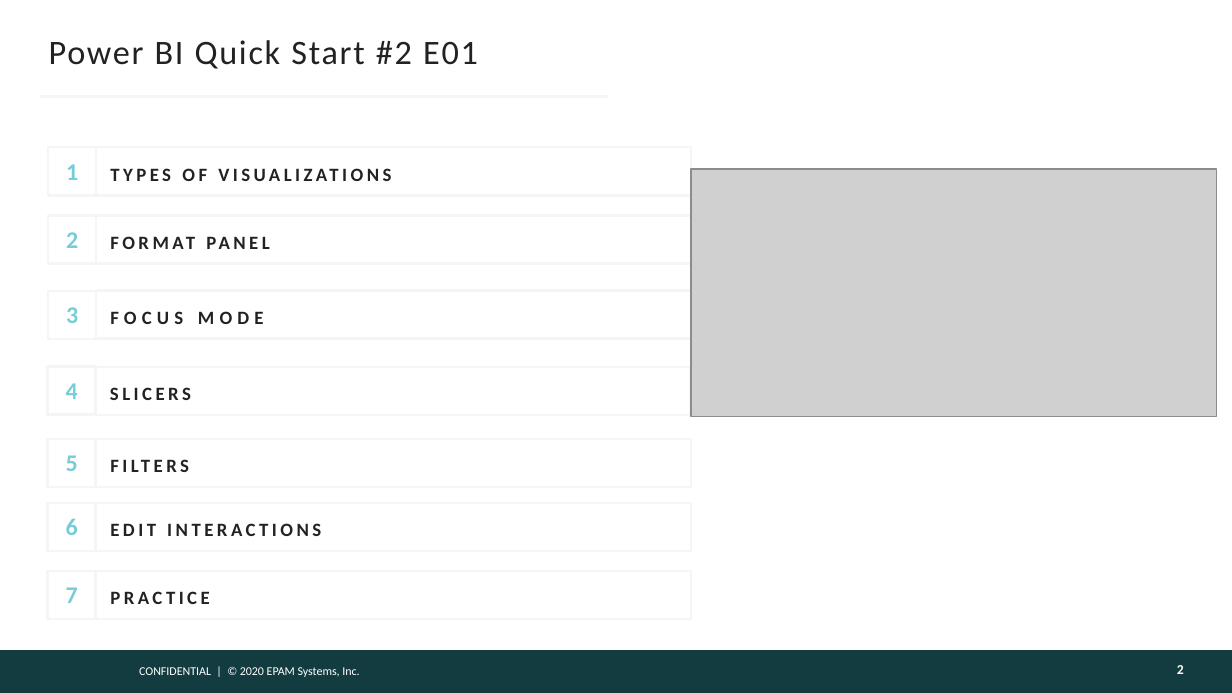
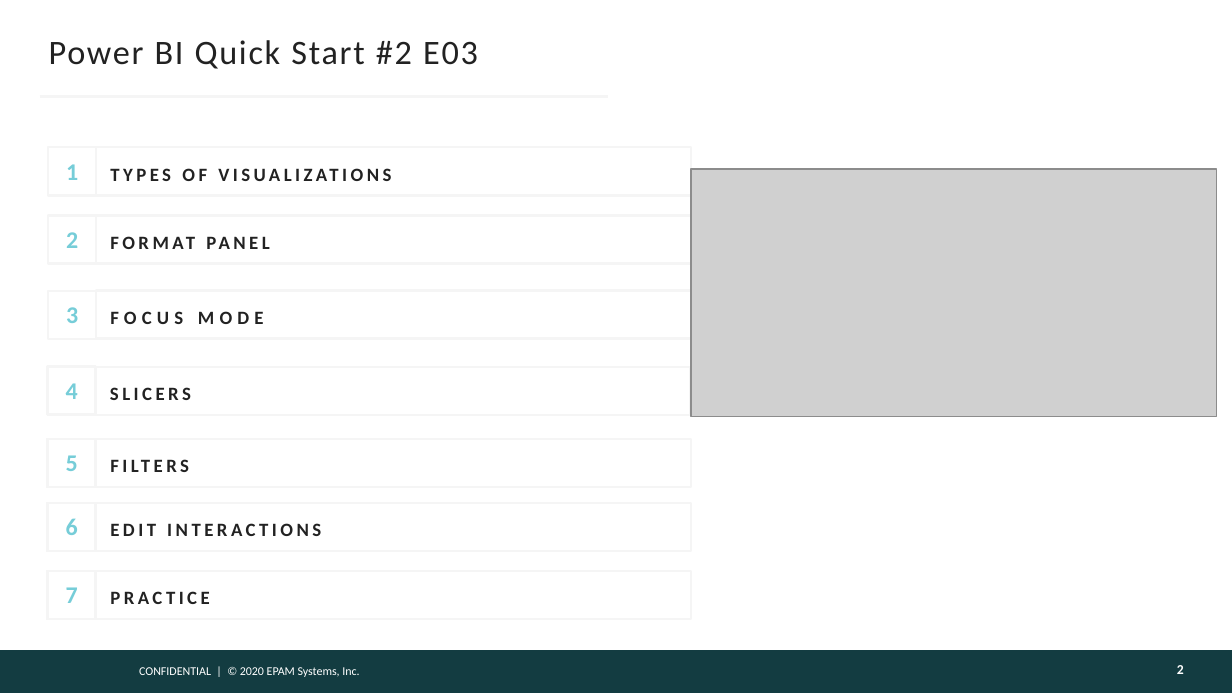
Before and after one commit to AndreyQC/MSBI.Lab, a slide deck: slide 2 of PowerBIQuickStart.E03/Power BI Quick Start2.E03.pptx. Drawn at 1232x693 pixels with LibreOffice and Linux fonts; fonts in the diff are those of the drawing; grey boxes stand for pictures; background and template pictures are left out. Boxes give left, top, right and bottom in pixels: in the first picture for what was removed or moved away, otherwise in the second. Text is boxed around its words. In the diff, an @@ line names an element or a change of style, - is before the commit and + after.

```diff
--- a/PowerBIQuickStart.E03/Power BI Quick Start2.E03.pptx
+++ b/PowerBIQuickStart.E03/Power BI Quick Start2.E03.pptx
@@ title at <box>49,40,478,69</box>: text changed @@
-Power BI Quick Start #2 E01
+Power BI Quick Start #2 E03
```
Also in this commit, not shown: 1 other slide changed, 8 other files.
